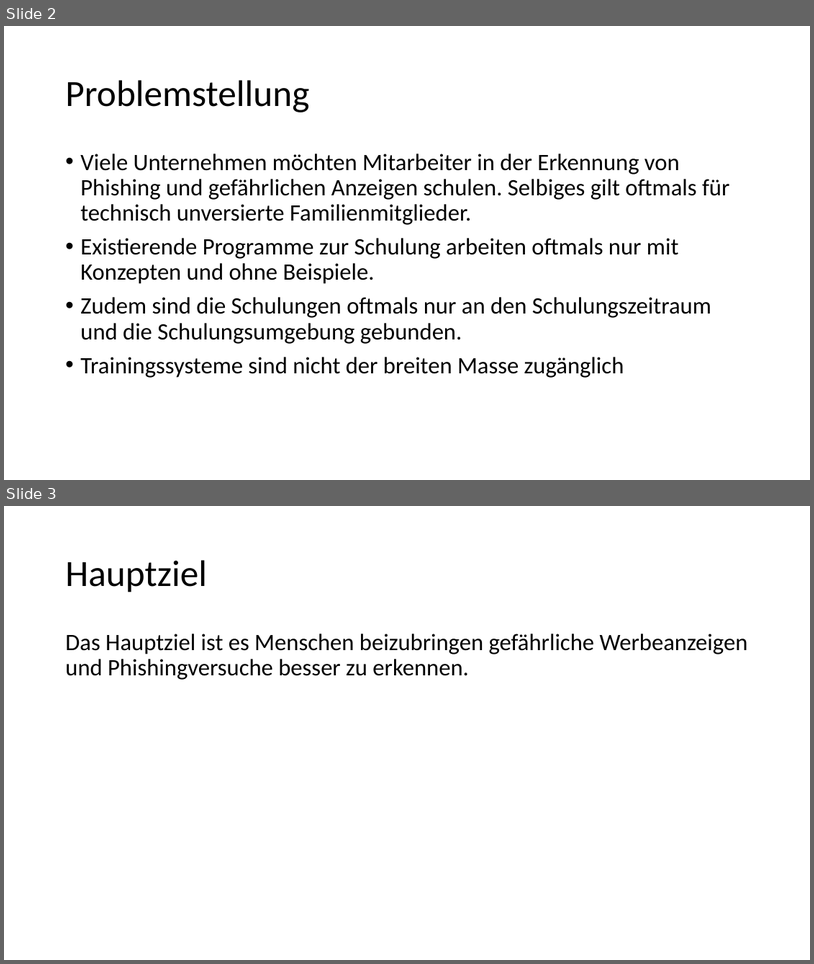
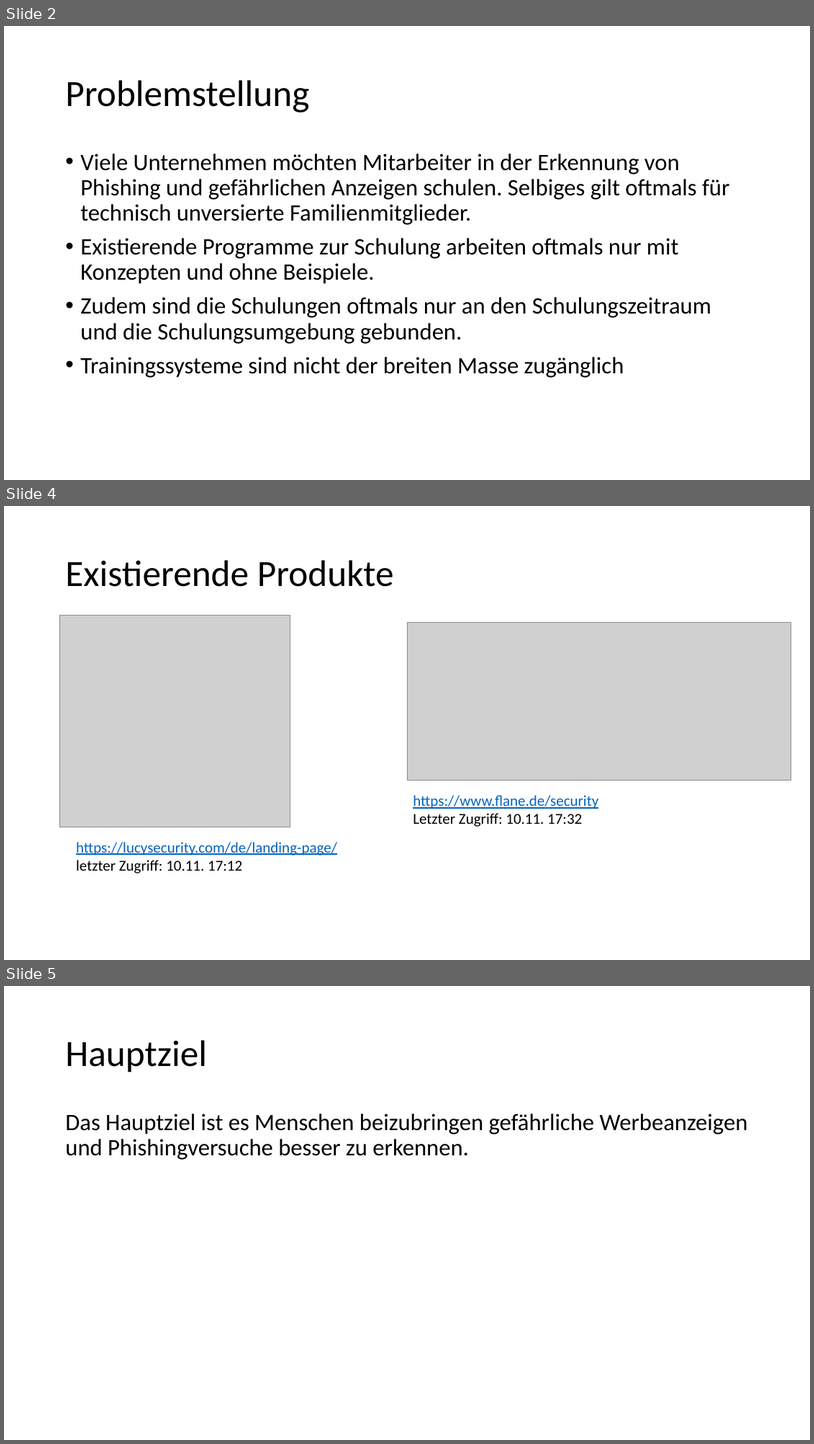
Before and after one commit to Snapstromegon/EPWS2019RaphaelHoeserTimSchettler, a slide deck: Audits/Audit 1/audit1.pptx. Shown one above the other, each under a label of ours: slides 2 and 3 before the commit, slides 2, 4 and 5 after it; the slides between them are not shown. The pictures are 814x964 and 814x1444 pixels, drawn with LibreOffice and Linux fonts; fonts in the diff are those of the drawing; grey boxes stand for pictures. Boxes give left, top, right and bottom in pixels: in the first picture for what was removed or moved away, otherwise in the second. Text is boxed around its words. In the diff, an @@ line names an element or a change of style, - is before the commit and + after.

```diff
--- a/Audits/Audit 1/audit1.pptx
+++ b/Audits/Audit 1/audit1.pptx
@@ slide 4 added at [4, 506, 810, 960], background #FFFFFF @@
@@ title added at [65, 560, 394, 587], 44 pt, text #000000 @@
+Existierende Produkte
@@ picture added at [59, 615, 290, 827] @@
@@ picture added at [407, 623, 792, 780] @@
@@ text added at [413, 795, 599, 826], 18 pt, text #0563C1, underline @@
+https://www.flane.de/security
+Letzter Zugriff: 10.11. 17:32
@@ text added at [76, 842, 337, 873], 18 pt, text #0563C1, underline @@
+https://lucysecurity.com/de/landing-page/
+letzter Zugriff: 10.11. 17:12
@@ what was slide 3 is now slide 5 @@
```
Also in this commit, not shown: 1 other slide added.
